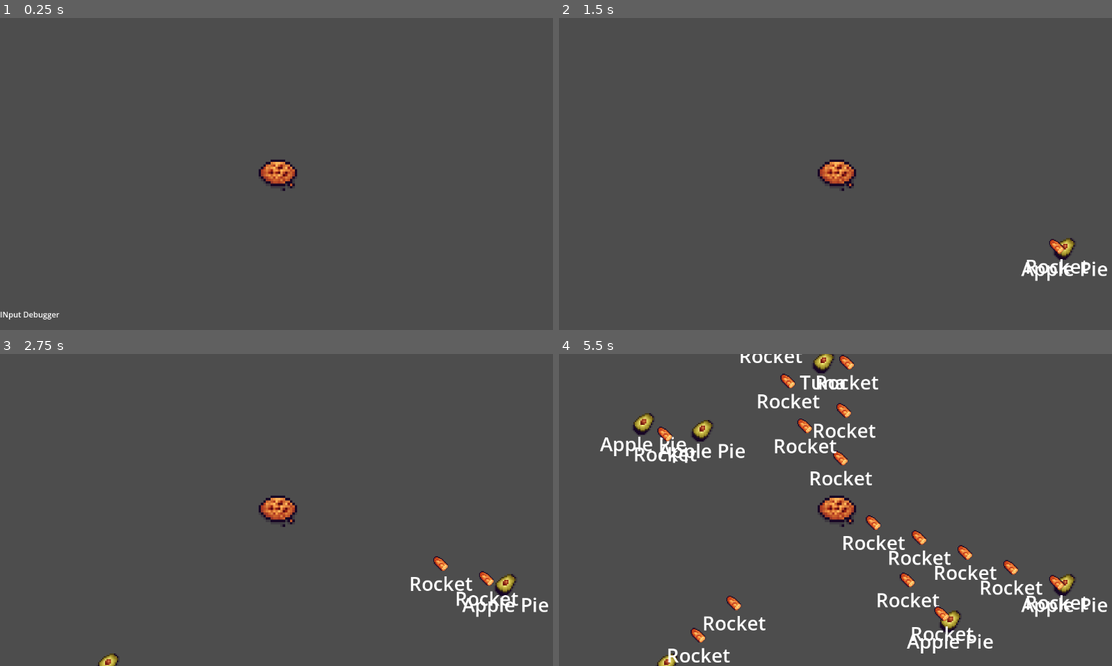
Above: before the commit, frames 1-4 (two rows, left to right).
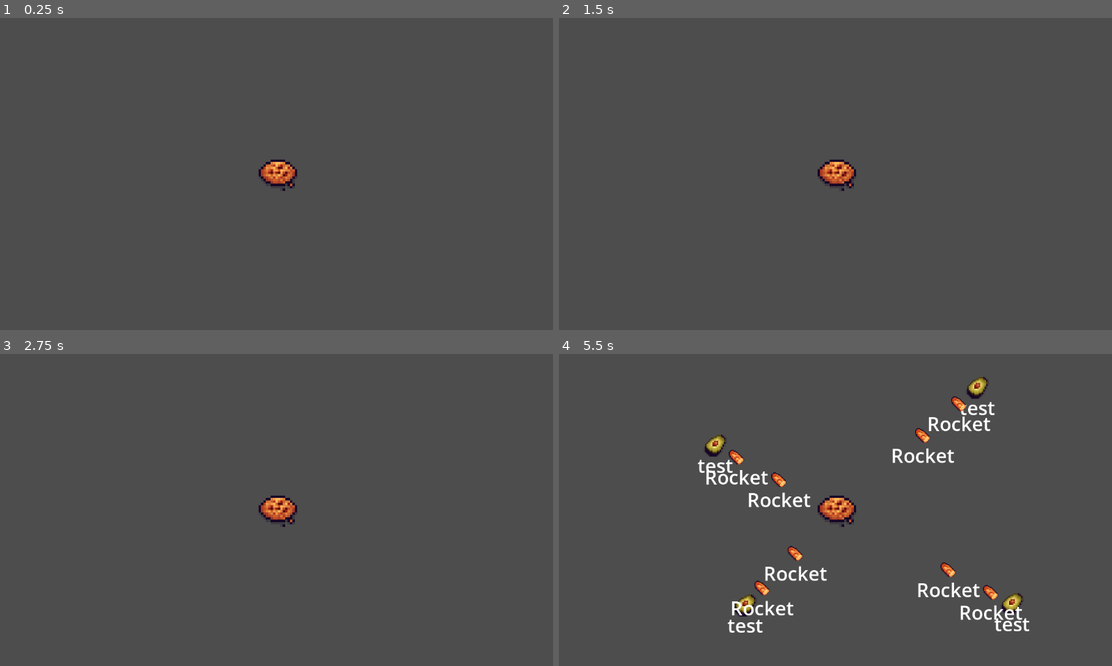
Above: after the commit, the same moments.

Repository: kam-zhan-yue/gmtk-2024
Game: Godot game, scene res://scenes/main.tscn
The game is run twice, just before and just after one commit, with the same random seed, the same clock (stepped at 60 frames per second) and the same inputs.
Inputs:
- Up to frame 1 (0.25 s): no input
- Up to frame 2 (1.5 s): tap Enter at 0.5 s; tap Backspace at 0.6, 1.35 s; tap Space at 1.25 s
- Up to frame 3 (2.75 s): tap Backspace at 2.1 s
- Up to frame 4 (5.5 s): tap Backspace every 0.75 s from 2.85 to 5.1 s

The runs differ from the first frame. In frame 1, 0.1% of the frame differs, in the area x 0-11%, y 93-97%; in frame 2, 0.7%; in frame 3, 1.2%; in frame 4, 10%, in the area x 7-100%, y 0-100%.

Commit message:
Implement Spawn Groups

Diff:
--- a/project.godot
+++ b/project.godot
@@ -19,6 +19,7 @@
 
 InputManager="*res://scripts/typing/input_manager.gd"
 Global="*res://scripts/helper/global.gd"
+BeatManager="*res://scripts/flow/beat_manager.gd"
 
 [rendering]
 
--- /dev/null
+++ b/resources/spawn_config.tres
@@ -0,0 +1,10 @@
+[gd_resource type="Resource" script_class="SpawnConfig" load_steps=2 format=3 uid="uid://dyqjgvi82j70g"]
+
+[ext_resource type="Script" path="res://scripts/flow/spawn_config.gd" id="1_eb7yf"]
+
+[resource]
+script = ExtResource("1_eb7yf")
+start_beat = null
+end_beat = null
+bpm = null
+spawn_data = Array[String](["5", "10", "15", "20", "25", "30", "35", "40"])
--- a/scenes/enemy.tscn
+++ b/scenes/enemies/enemy.tscn
@@ -1,6 +1,6 @@
 [gd_scene load_steps=4 format=3 uid="uid://c4unria6tgwpq"]
 
-[ext_resource type="PackedScene" uid="uid://d0en8pevtc4do" path="res://scenes/type_entity.tscn" id="1_3gu8f"]
+[ext_resource type="PackedScene" uid="uid://d0en8pevtc4do" path="res://scenes/enemies/type_entity.tscn" id="1_3gu8f"]
 [ext_resource type="Script" path="res://scripts/entities/enemy.gd" id="1_de61x"]
 [ext_resource type="Texture2D" uid="uid://cfawm8u4nsf5y" path="res://assets/sprites/apple-pie.png" id="2_ix3ca"]
 
--- /dev/null
+++ b/scenes/enemies/fish.gd
@@ -0,0 +1,6 @@
+class_name Fish
+extends Enemy
+
+func _process(delta: float) -> void:
+	if path_follow:
+		path_follow.progress_ratio += delta * speed
--- /dev/null
+++ b/scenes/enemies/fish.tscn
@@ -0,0 +1,14 @@
+[gd_scene load_steps=4 format=3 uid="uid://cuu4wvac46q6j"]
+
+[ext_resource type="Script" path="res://scenes/enemies/fish.gd" id="1_o6y6s"]
+[ext_resource type="PackedScene" uid="uid://d0en8pevtc4do" path="res://scenes/enemies/type_entity.tscn" id="1_vkt2a"]
+[ext_resource type="Texture2D" uid="uid://c7orveas36s2l" path="res://assets/sprites/apple.png" id="2_b6bis"]
+
+[node name="Fish" type="PathFollow2D"]
+script = ExtResource("1_o6y6s")
+
+[node name="TypeEntity" parent="." instance=ExtResource("1_vkt2a")]
+
+[node name="Sprite2D" type="Sprite2D" parent="."]
+scale = Vector2(2, 2)
+texture = ExtResource("2_b6bis")
--- a/scenes/ufo.tscn
+++ b/scenes/enemies/ufo.tscn
@@ -1,7 +1,7 @@
 [gd_scene load_steps=4 format=3 uid="uid://ckrlsacuunj2h"]
 
 [ext_resource type="Script" path="res://scripts/entities/ufo.gd" id="1_85c3s"]
-[ext_resource type="PackedScene" uid="uid://d0en8pevtc4do" path="res://scenes/type_entity.tscn" id="2_lm5rs"]
+[ext_resource type="PackedScene" uid="uid://d0en8pevtc4do" path="res://scenes/enemies/type_entity.tscn" id="2_lm5rs"]
 [ext_resource type="Texture2D" uid="uid://brjtyogd5h43y" path="res://assets/sprites/avocado.png" id="3_qcx0j"]
 
 [node name="UFO" type="Node2D"]
--- a/scenes/main.tscn
+++ b/scenes/main.tscn
@@ -44,6 +44,7 @@
 grow_vertical = 0
 
 [node name="Display" type="RichTextLabel" parent="UI/Control"]
+visible = false
 layout_mode = 1
 anchors_preset = 12
 anchor_top = 1.0
--- a/scenes/rocket.tscn
+++ b/scenes/projectiles/rocket.tscn
@@ -1,7 +1,7 @@
 [gd_scene load_steps=5 format=3 uid="uid://bthmweqs237mx"]
 
 [ext_resource type="Script" path="res://scripts/entities/rocket.gd" id="1_lpaad"]
-[ext_resource type="PackedScene" uid="uid://d0en8pevtc4do" path="res://scenes/type_entity.tscn" id="2_to3rs"]
+[ext_resource type="PackedScene" uid="uid://d0en8pevtc4do" path="res://scenes/enemies/type_entity.tscn" id="2_to3rs"]
 [ext_resource type="Texture2D" uid="uid://2mu4jj0ntgtx" path="res://assets/sprites/bread.png" id="3_ker6o"]
 
 [sub_resource type="CircleShape2D" id="CircleShape2D_1wjfw"]
--- /dev/null
+++ b/scenes/spawn_groups/spawn_group_10.tscn
@@ -0,0 +1,19 @@
+[gd_scene load_steps=3 format=3 uid="uid://crn31x46jq5c5"]
+
+[ext_resource type="PackedScene" uid="uid://ckrlsacuunj2h" path="res://scenes/enemies/ufo.tscn" id="1_q3kqc"]
+[ext_resource type="Script" path="res://scripts/flow/spawn_group.gd" id="1_wdtpl"]
+
+[node name="SpawnGroup" type="Node2D"]
+script = ExtResource("1_wdtpl")
+
+[node name="UFO" parent="." instance=ExtResource("1_q3kqc")]
+position = Vector2(-215, -349)
+
+[node name="UFO2" parent="." instance=ExtResource("1_q3kqc")]
+position = Vector2(436, -261)
+
+[node name="UFO3" parent="." instance=ExtResource("1_q3kqc")]
+position = Vector2(-330, 143)
+
+[node name="UFO4" parent="." instance=ExtResource("1_q3kqc")]
+position = Vector2(360, 109)
--- /dev/null
+++ b/scenes/spawn_groups/spawn_group_15.tscn
@@ -0,0 +1,19 @@
+[gd_scene load_steps=3 format=3 uid="uid://ce6k4ul4ra0xu"]
+
+[ext_resource type="PackedScene" uid="uid://ckrlsacuunj2h" path="res://scenes/enemies/ufo.tscn" id="1_f8yt0"]
+[ext_resource type="Script" path="res://scripts/flow/spawn_group.gd" id="1_j3w82"]
+
+[node name="SpawnGroup" type="Node2D"]
+script = ExtResource("1_j3w82")
+
+[node name="UFO" parent="." instance=ExtResource("1_f8yt0")]
+position = Vector2(127, 354)
+
+[node name="UFO2" parent="." instance=ExtResource("1_f8yt0")]
+position = Vector2(-335, -59)
+
+[node name="UFO3" parent="." instance=ExtResource("1_f8yt0")]
+position = Vector2(348, 153)
+
+[node name="UFO4" parent="." instance=ExtResource("1_f8yt0")]
+position = Vector2(495, 389)
--- /dev/null
+++ b/scenes/spawn_groups/spawn_group_20.tscn
@@ -0,0 +1,19 @@
+[gd_scene load_steps=3 format=3 uid="uid://be41utnnjhade"]
+
+[ext_resource type="Script" path="res://scripts/flow/spawn_group.gd" id="1_f2mwe"]
+[ext_resource type="PackedScene" uid="uid://ckrlsacuunj2h" path="res://scenes/enemies/ufo.tscn" id="1_vnomc"]
+
+[node name="SpawnGroup" type="Node2D"]
+script = ExtResource("1_f2mwe")
+
+[node name="UFO" parent="." instance=ExtResource("1_vnomc")]
+position = Vector2(-298, -110)
+
+[node name="UFO2" parent="." instance=ExtResource("1_vnomc")]
+position = Vector2(-149, 146)
+
+[node name="UFO3" parent="." instance=ExtResource("1_vnomc")]
+position = Vector2(171, -250)
+
+[node name="UFO4" parent="." instance=ExtResource("1_vnomc")]
+position = Vector2(213, 210)
--- /dev/null
+++ b/scenes/spawn_groups/spawn_group_5.tscn
@@ -0,0 +1,19 @@
+[gd_scene load_steps=3 format=3 uid="uid://1jb7hd26ku1f"]
+
+[ext_resource type="Script" path="res://scripts/flow/spawn_group.gd" id="1_1knir"]
+[ext_resource type="PackedScene" uid="uid://ckrlsacuunj2h" path="res://scenes/enemies/ufo.tscn" id="1_ae3so"]
+
+[node name="SpawnGroup" type="Node2D"]
+script = ExtResource("1_1knir")
+
+[node name="UFO" parent="." instance=ExtResource("1_ae3so")]
+position = Vector2(-252, -135)
+
+[node name="UFO2" parent="." instance=ExtResource("1_ae3so")]
+position = Vector2(291, -255)
+
+[node name="UFO3" parent="." instance=ExtResource("1_ae3so")]
+position = Vector2(-190, 197)
+
+[node name="UFO4" parent="." instance=ExtResource("1_ae3so")]
+position = Vector2(363, 194)
--- a/scripts/entities/enemy.gd
+++ b/scripts/entities/enemy.gd
@@ -1,7 +1,9 @@
 class_name Enemy
-extends Node
+extends Node2D
 
+@export var speed := 0.1
 @onready var type_entity := %TypeEntity as TypeEntity
+@onready var path_follow := $"." as PathFollow2D
 
 var game_state: GameState
 
--- a/scripts/entities/ufo.gd
+++ b/scripts/entities/ufo.gd
@@ -1,7 +1,7 @@
 class_name UFO
 extends Enemy
 
-const ROCKET = preload("res://scenes/rocket.tscn")
+const ROCKET = preload("res://scenes/projectiles/rocket.tscn")
 
 func _ready() -> void:
 	shoot_async()
--- /dev/null
+++ b/scripts/flow/beat_manager.gd
@@ -0,0 +1,14 @@
+extends Node2D
+
+const CONFIG = preload("res://resources/spawn_config.tres")
+
+var beats := 0
+
+signal on_beat(num: int)
+
+func start() -> void:
+	while(beats <= CONFIG.end_beat):
+		print(str("Beat: ", beats))
+		on_beat.emit(beats)
+		beats += 1
+		await Global.seconds(CONFIG.beat())
--- a/scripts/flow/game_manager.gd
+++ b/scripts/flow/game_manager.gd
@@ -9,4 +9,5 @@
 func _ready() -> void:
 	game_state = GameState.new(player)
 	spawner.init(game_state)
-	spawner.spawn_async()
+	#spawner.spawn_async()
+	BeatManager.start()
--- /dev/null
+++ b/scripts/flow/spawn_config.gd
@@ -0,0 +1,20 @@
+class_name SpawnConfig
+extends Resource
+
+@export var start_beat := 0
+@export var end_beat := 100
+@export var bpm := 100.0
+
+const PREFIX = "res://scenes/spawn_groups/spawn_group_"
+
+func beat() -> float:
+	return 60 / bpm
+
+func spawn(beat: int) -> SpawnGroup:
+	var path := str(PREFIX, beat, ".tscn")
+	var resource := load(path)
+	if resource:
+		var scene = resource.instantiate() as SpawnGroup
+		print(str("Spawning: ", path, " Scene: ", scene))
+		return scene
+	return null
--- /dev/null
+++ b/scripts/flow/spawn_data.gd
@@ -0,0 +1,5 @@
+class_name SpawnData
+extends Resource
+
+@export var beat := 0
+@export var spawn_group := PackedScene
--- /dev/null
+++ b/scripts/flow/spawn_group.gd
@@ -0,0 +1,7 @@
+class_name SpawnGroup
+extends Node2D
+
+func init(game_state: GameState) -> void:
+	for node in get_children():
+		if node is Enemy:
+			node.init(game_state, "test")
--- a/scripts/flow/spawner.gd
+++ b/scripts/flow/spawner.gd
@@ -1,20 +1,27 @@
 class_name Spawner
 extends Node2D
 
-const ENTITY = preload("res://scenes/ufo.tscn")
+const CONFIG = preload("res://resources/spawn_config.tres")
+const ENTITY = preload("res://scenes/enemies/ufo.tscn")
 const random = ["Apple Pie", "Tuna", "Oreo", "Broccoli"]
 
 var game_state: GameState
 
 func init(game_state: GameState) -> void:
 	self.game_state = game_state
+	BeatManager.on_beat.connect(_on_beat)
+
+func _on_beat(beat: int) -> void:
+	var spawn_group = CONFIG.spawn(beat)
+	if spawn_group:
+		add_child(spawn_group)
+		spawn_group.init(game_state)
 
 func spawn_async() -> void:
 	while(true):
 		var time = randf_range(0.2, 1.0)
 		await Global.seconds(time)
 		spawn()
-
 
 func spawn() -> void:
 	var entity = ENTITY.instantiate() as Enemy
Renamed: scenes/type_entity.tscn -> scenes/enemies/type_entity.tscn
